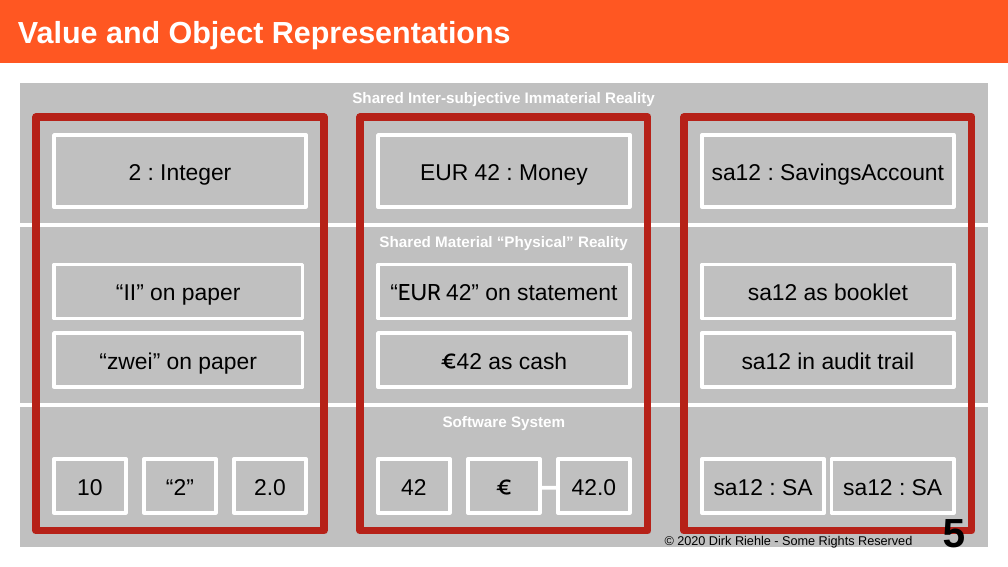
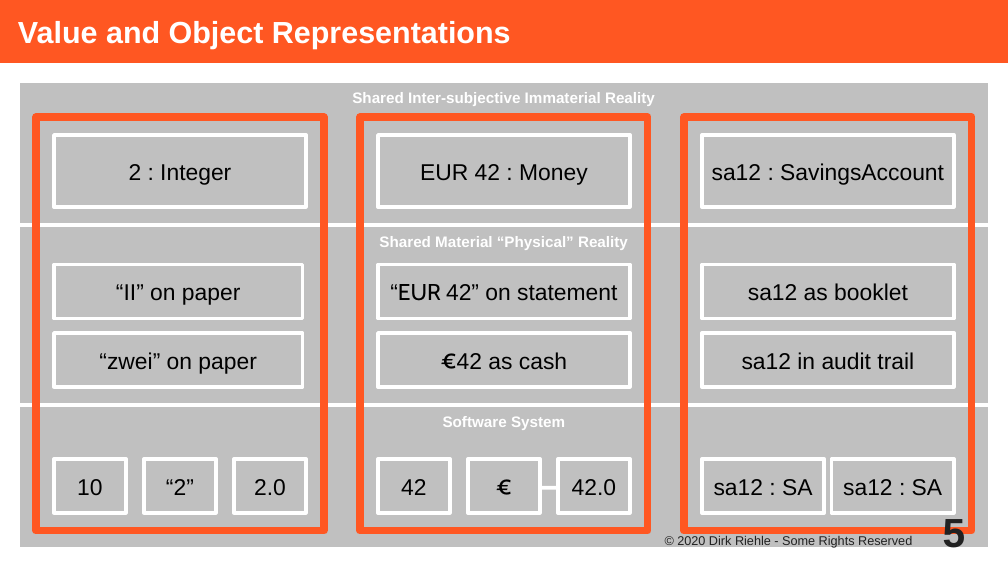
Before and after one commit to dirkriehle/adap-course, a slide deck: slide 5 of Lecture Slides/ADAP C07 - Value Objects.odp. Drawn at 1008x567 pixels with LibreOffice and Linux fonts; fonts in the diff are those of the drawing. Boxes give left, top, right and bottom in pixels: in the first picture for what was removed or moved away, otherwise in the second. Text is boxed around its words. In the diff, an @@ line names an element or a change of style, - is before the commit and + after.

Commit message:
Updated C07 to new style

```diff
--- a/Lecture Slides/ADAP C07 - Value Objects.odp
+++ b/Lecture Slides/ADAP C07 - Value Objects.odp
@@ outline #B62118 5.67 pt to #FF5722 5.67 pt in 3 elements at <box>36,117,324,531</box>, <box>360,117,649,531</box>, <box>684,117,972,531</box> @@
@@ page number at <box>943,514,966,554</box>: text colour #000000 to #212121 @@
@@ text "© 2020 Dirk Riehle - ..." at <box>677,536,912,548</box>: text colour #000000 to #212121 @@
```
Also in this commit, not shown: 32 other slides changed.
